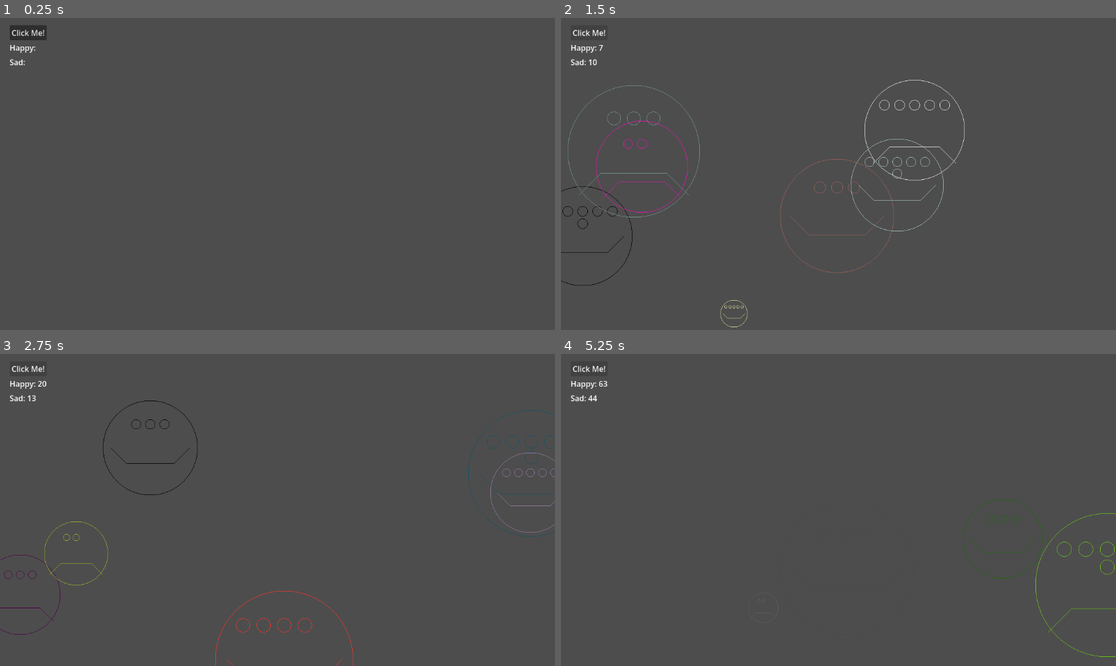
Above: before the commit, frames 1-4 (two rows, left to right).
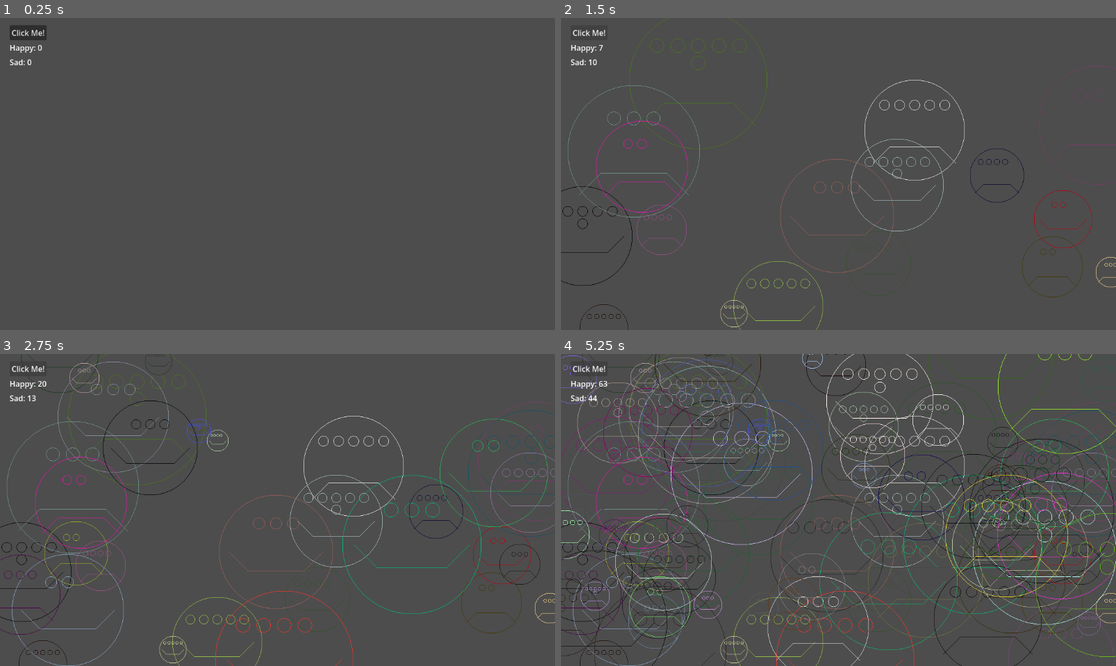
Above: after the commit, the same moments.

Repository: ABermo/cc26_lab_test
Game: Godot game, scene res://happy_sad.tscn
The game is run twice, just before and just after one commit, with the same random seed, the same clock (stepped at 60 frames per second) and the same inputs.
Inputs:
- Up to frame 1 (0.25 s): no input
- Up to frame 2 (1.5 s): click "Click Me!" at 0.5 s; click "Click Me!" at 1.25 s
- Up to frame 3 (2.75 s): click "Click Me!" at 2 s
- Up to frame 4 (5.25 s): tap Enter at 2.75, 4.25 s; tap Space at 3.5, 5 s

The runs differ from the first frame. In frame 1, less than 0.1% of the frame differs, in the area x 4-8%, y 8-16%; in frame 2, 1.0%; in frame 3, 3.4%; in frame 4, 12%, in the area x 0-100%, y 0-100%.

Commit message:
Past faces are kept

Diff:
--- a/faces.gd
+++ b/faces.gd
@@ -5,6 +5,13 @@
 
 var happy = 0
 var sad = 0
+
+var x_loc = []
+var y_loc = []
+var r_past = []
+var color_past = []
+var emotion_past = []
+var eyes_past = []
 
 # Called when the node enters the scene tree for the first time.
 func _ready() -> void:
@@ -20,10 +27,8 @@
 
 func _draw():
 	gen_faces()
+	draw_faces()
 	active = 0
-
-func _on_button_pressed() -> void:
-	queue_redraw()
 
 func gen_faces():
 	if active == 1:
@@ -31,43 +36,59 @@
 
 		for face in range(num):
 			var emotion = randi()%2
-			print(emotion)
-
 			var x = randi_range(0,1152)
 			var y = randi_range(0,648)
 			var r = randi_range(20,150)
 			var eyes = randi_range(2,6)
 			var color = Color.from_hsv(randf_range(0,1),randf_range(0,1),randf_range(0,1))
 
-			draw_circle(Vector2(x,y), r, color, false)
+			x_loc.append(x)
+			y_loc.append(y)
+			r_past.append(r)
+			eyes_past.append(eyes)
+			color_past.append(color)
+			emotion_past.append(emotion)
 
-			var y1 = y + (r/3.0)
-			var x1 = x - (r/2.0)
-			var x2 = x + (r/2.0)
 
-			draw_line(Vector2(x1,y1),Vector2(x2,y1), color)
+func draw_faces():
+	happy = 0
+	sad = 0
+	for face in range(len(x_loc)):
+		var x = x_loc[face]
+		var y = y_loc[face]
+		var r = r_past[face]
+		var color = color_past[face]
+		var emotion = emotion_past[face]
+		var eyes = eyes_past[face]
 
-			if emotion == 0:
-				draw_line(Vector2(x1,y1), Vector2((x1 - r/3.0), (y1 - r/3.0)), color)
-				draw_line(Vector2(x2,y1), Vector2((x2 + r/3.0), (y1 - r/3.0)), color)
-				happy += 1
+		draw_circle(Vector2(x,y), r, color, false)
 
-			if emotion == 1:
-				draw_line(Vector2(x1,y1), Vector2((x1 - r/3.0), (y1 + r/3.0)), color)
-				draw_line(Vector2(x2,y1), Vector2((x2 + r/3.0), (y1 + r/3.0)), color)
-				sad += 1
+		var y1 = y + (r/3.0)
+		var x1 = x - (r/2.0)
+		var x2 = x + (r/2.0)
 
-			draw_circle(Vector2(x, y - r/2.0), r*0.1, color, false)
-			draw_circle(Vector2(x - r*0.3, y - r/2.0), r*0.1, color, false)
+		draw_line(Vector2(x1,y1),Vector2(x2,y1), color)
 
-			if eyes >= 3:
-				draw_circle(Vector2(x + r*0.3, y - r/2.0), r*0.1, color, false)
-			if eyes >= 4:
-				draw_circle(Vector2(x - r*0.6, y - r/2.0), r*0.1, color, false)
-			if eyes >= 5:
-				draw_circle(Vector2(x + r*0.6, y - r/2.0), r*0.1, color, false)
-			if eyes == 6:
-				draw_circle(Vector2(x, y - r/4.0), r*0.1, color, false)
+		if emotion == 0:
+			draw_line(Vector2(x1,y1), Vector2((x1 - r/3.0), (y1 - r/3.0)), color)
+			draw_line(Vector2(x2,y1), Vector2((x2 + r/3.0), (y1 - r/3.0)), color)
+			happy += 1
 
-		$Happy.text = str('Happy: ', happy)
-		$Sad.text = str('Sad: ', sad)
+		if emotion == 1:
+			draw_line(Vector2(x1,y1), Vector2((x1 - r/3.0), (y1 + r/3.0)), color)
+			draw_line(Vector2(x2,y1), Vector2((x2 + r/3.0), (y1 + r/3.0)), color)
+			sad += 1
+
+		draw_circle(Vector2(x, y - r/2.0), r*0.1, color, false)
+		draw_circle(Vector2(x - r*0.3, y - r/2.0), r*0.1, color, false)
+
+		if eyes >= 3:
+			draw_circle(Vector2(x + r*0.3, y - r/2.0), r*0.1, color, false)
+		if eyes >= 4:
+			draw_circle(Vector2(x - r*0.6, y - r/2.0), r*0.1, color, false)
+		if eyes >= 5:
+			draw_circle(Vector2(x + r*0.6, y - r/2.0), r*0.1, color, false)
+		if eyes == 6:
+			draw_circle(Vector2(x, y - r/4.0), r*0.1, color, false)
+	$Happy.text = str('Happy: ', happy)
+	$Sad.text = str('Sad: ', sad)
